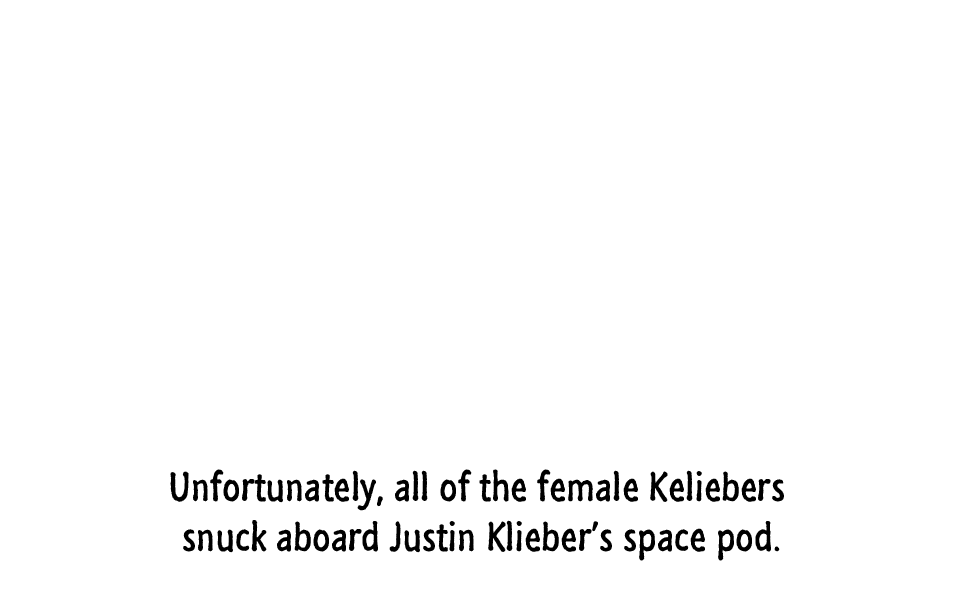
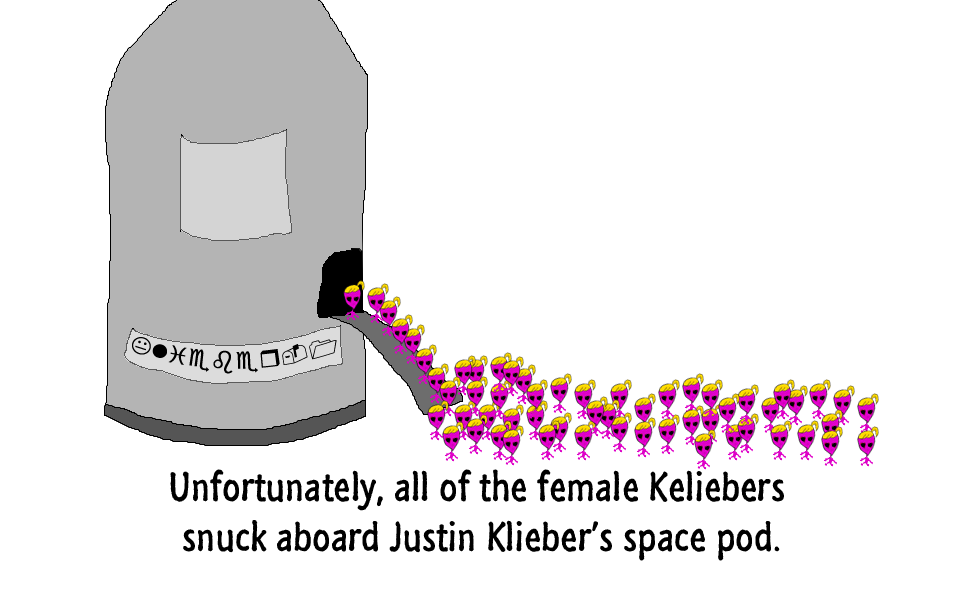
Before/after of a 960px x 600px layered artwork. What changed in the layer stack:
added layer "Layer 60" above "Layer 59" over [585, 396, 609, 437]
added layer "Layer 59" above "Layer 58" over [717, 393, 741, 434]
added layer "Layer 58" above "Layer 57" over [772, 379, 796, 420]
added layer "Layer 54" above "Layer 53" over [820, 409, 844, 450]
added layer "Layer 52" above "Layer 51" over [693, 429, 717, 470]
added layer "Layer 51" above "Layer 50" over [785, 385, 809, 426]
added layer "Layer 49" above "Layer 48" over [537, 420, 561, 461]
added layer "Layer 46" above "Layer 45" over [489, 420, 513, 461]
added layer "Layer 45" above "Layer 44" over [501, 356, 525, 397]
added layer "Layer 44" above "Layer 43" over [465, 414, 489, 455]
added layer "Layer 43" above "Layer 42" over [465, 376, 489, 417]
added layer "Layer 42" above "Layer 41" over [441, 421, 465, 462]
added layer "Layer 41" above "Layer 40" over [426, 400, 450, 441]
added layer "Layer 39" above "Layer 38" over [438, 376, 462, 417]
added layer "Layer 38" above "Layer 37" over [453, 355, 477, 396]
added layer "Layer 36" above "Layer 35" over [342, 280, 366, 321]
added layer "Layer 35" above "Layer 34" over [366, 283, 390, 324]
added layer "Layer 34" above "Layer 33" over [378, 296, 402, 337]
added layer "Layer 33" above "Layer 32" over [390, 314, 414, 355]
added layer "Layer 32" above "Layer 31" over [402, 324, 426, 365]
added layer "Layer 31" above "Layer 30" over [414, 344, 438, 385]
added layer "Klieber-1" above "Layer 18" over [132, 337, 337, 374]
added layer "Layer 18" above "Unfortunately, all of the female Keliebers snuck aboard Justin" over [104, 0, 463, 446]
removed layer "Background" over [104, 0, 879, 470]
…and 37 more changes (37 added)
